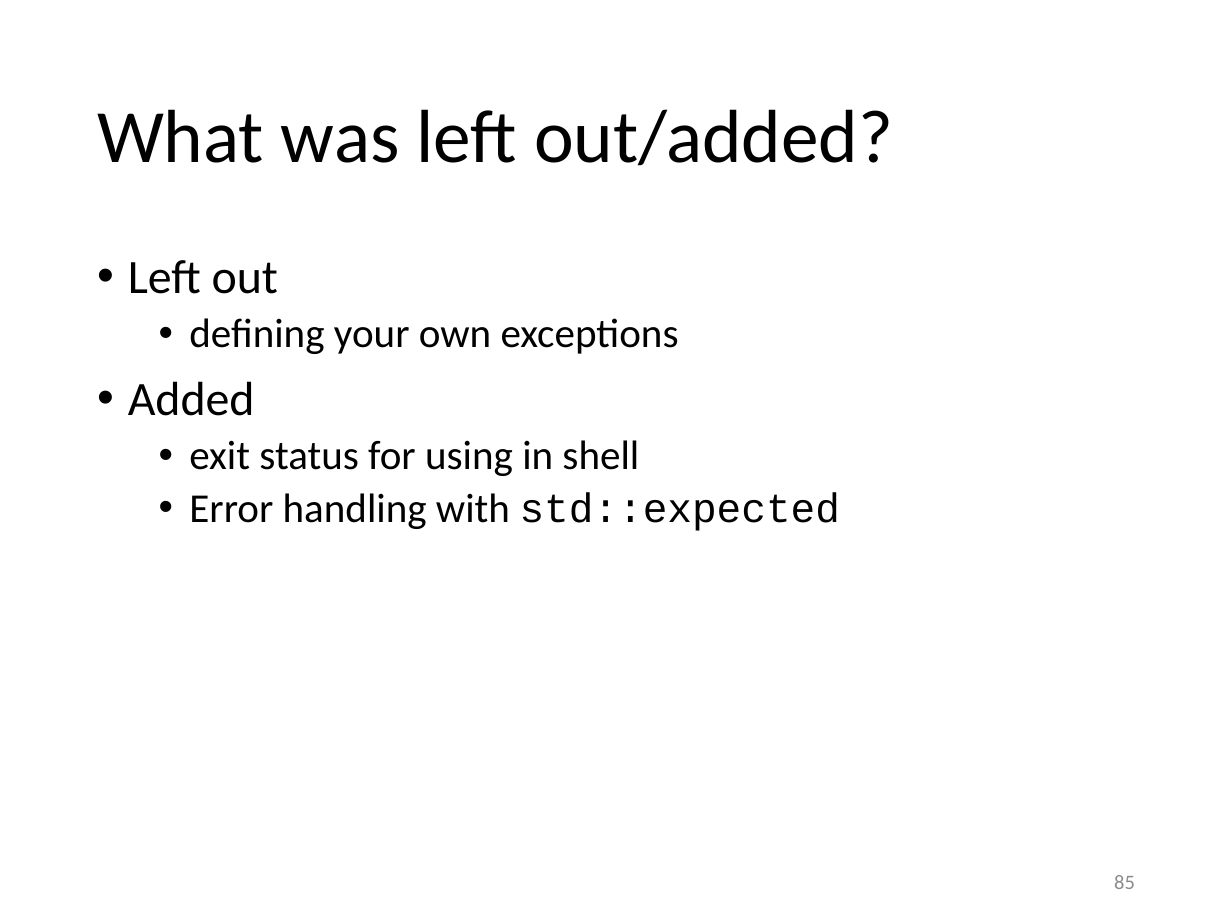
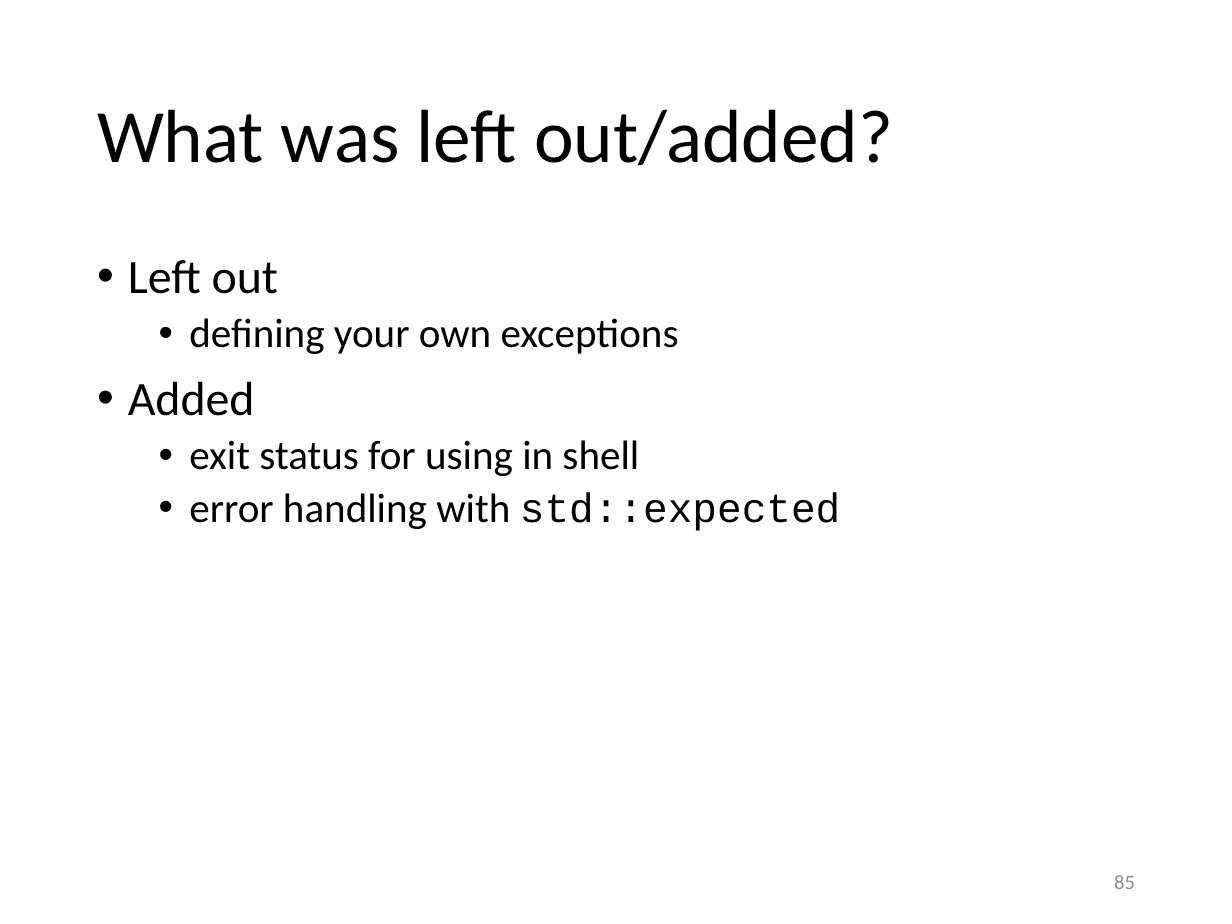
Before and after one commit to gjbex/Scientific-C-plus-plus, a slide deck: slide 85 of scientific_cpp.pptx. Drawn at 1232x924 pixels with LibreOffice and Linux fonts; fonts in the diff are those of the drawing. Boxes give left, top, right and bottom in pixels: in the first picture for what was removed or moved away, otherwise in the second. Text is boxed around its words. In the diff, an @@ line names an element or a change of style, - is before the commit and + after.

```diff
--- a/scientific_cpp.pptx
+++ b/scientific_cpp.pptx
@@ text at bbox=[189, 492, 840, 531]: text changed @@
-  • Error handling with std::expected
+  • error handling with std::expected
```
Also in this commit, not shown: 1 other slide changed.
